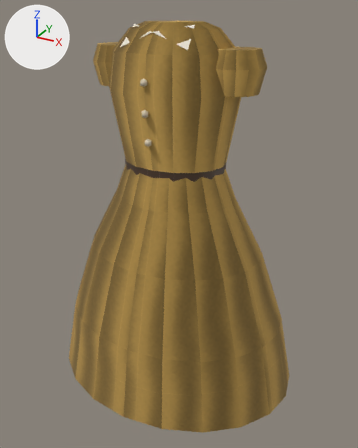
Renders of the Blender file assets/models/source/props/outfit_dress.blend from each side of a commit.
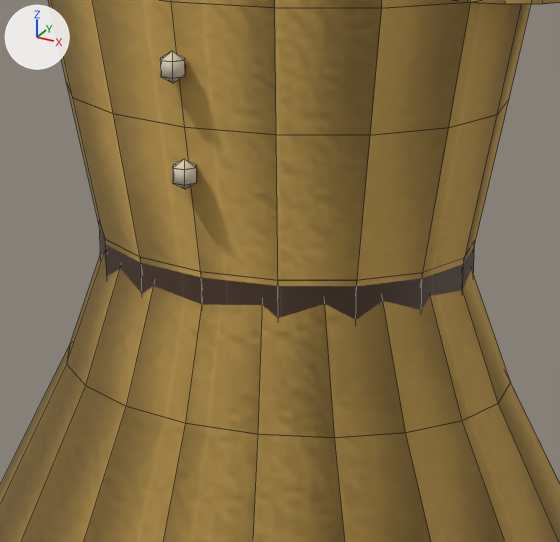
Each version appears first whole from a 50 mm camera at (0.624, -1.112, 1.568) aimed at (0.016, -0.005, 1.015), and next in a close-up on the part from 27% to 70% of the width and 21% to 54% of the height. Arrows for +X, +Y and +Z are at upper left; the lights stay in place. The first two pictures are the older version. The close-ups show mesh edges as thin lines.

Before the edit, the objects in view are built like this:
```python
me_outfit_dress = bpy.data.meshes.new('outfit_dress')
me_outfit_dress.from_pydata(...)  # 1320 vertices, 308 faces; spans x -0.36..0.36, y -0.288..0.288, z 0.55..1.535
# faces by material slot: [232, 18, 4, 54]
me_outfit_dress.materials.append(mat_fabric_accent_b8944c)
me_outfit_dress.materials.append(mat_plain_4c3829)
me_outfit_dress.materials.append(mat_plain_ede6d6)
me_outfit_dress.materials.append(mat_plain_d9ccb2)
ob_outfit_dress = bpy.data.objects.new('outfit_dress', me_outfit_dress)
ob_outfit_dress.location = (0.0, 0.0, 0.0)
```
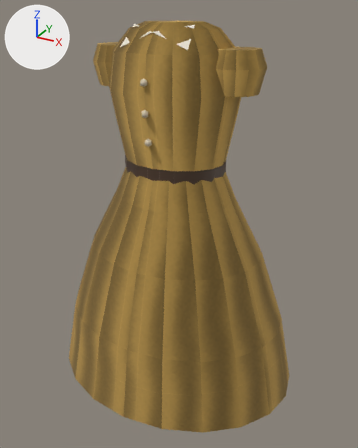
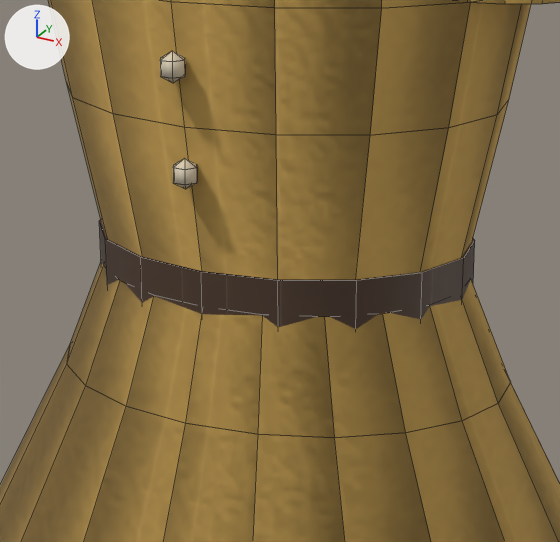
The change, as a list of edits to the scene's bpy script:
```text
Change me_outfit_dress:
    where me_outfit_dress.from_pydata(...)  # 1320 vertices, 308 faces; spans x -0.36..0.36, y -0.288..0.288, z 0.55..1.535
    used by ob_outfit_dress; location = (0.0, 0.0, 0.0)
    me_outfit_dress part 1: 108 of 1320 vertices moved; they spanned x -0.135..0.135, y -0.137..0.108, z 1.17..1.28 and now span x -0.138..0.138, y -0.136..0.11, z 1.175..1.28; mean shift (0.0, 0.0, -0.001); largest move (0.135, 0.0, 1.19) -> (0.138, 0.0, 1.175)
```

What differs and where, as boxes (x1, y1, x2, y2) in the close-ups (560 x 542 px; the box of a moved part takes in the faces that stretch with it):
part 1 of me_outfit_dress, moved or reshaped
    both: (66, 82, 510, 438)
